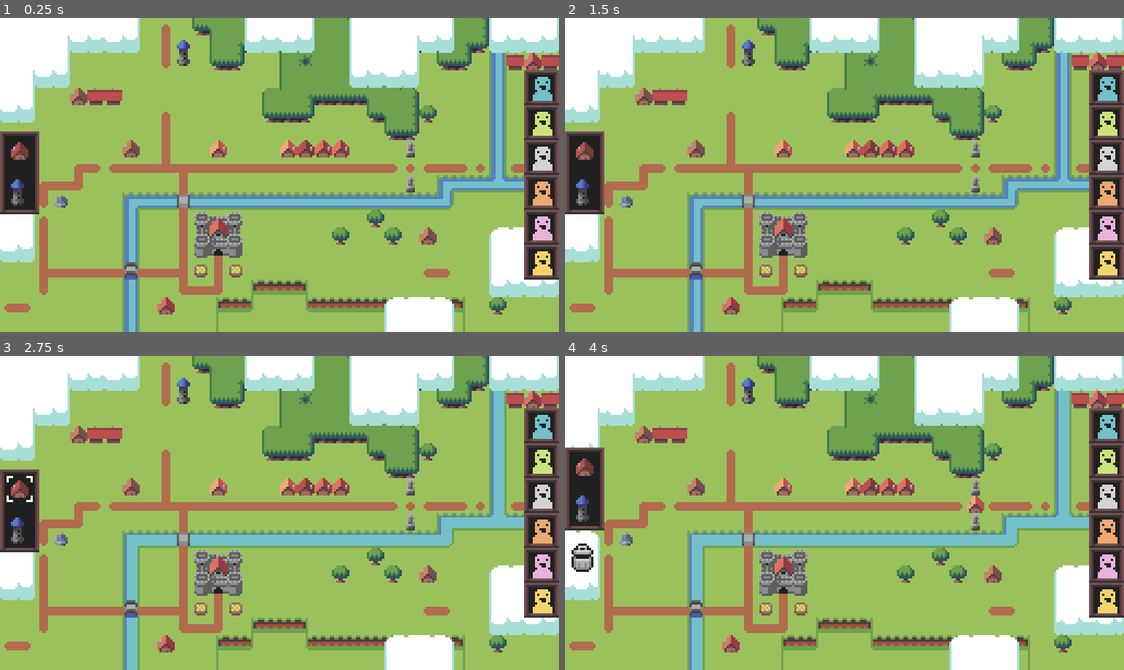
Above: before the commit, frames 1-4 (two rows, left to right).
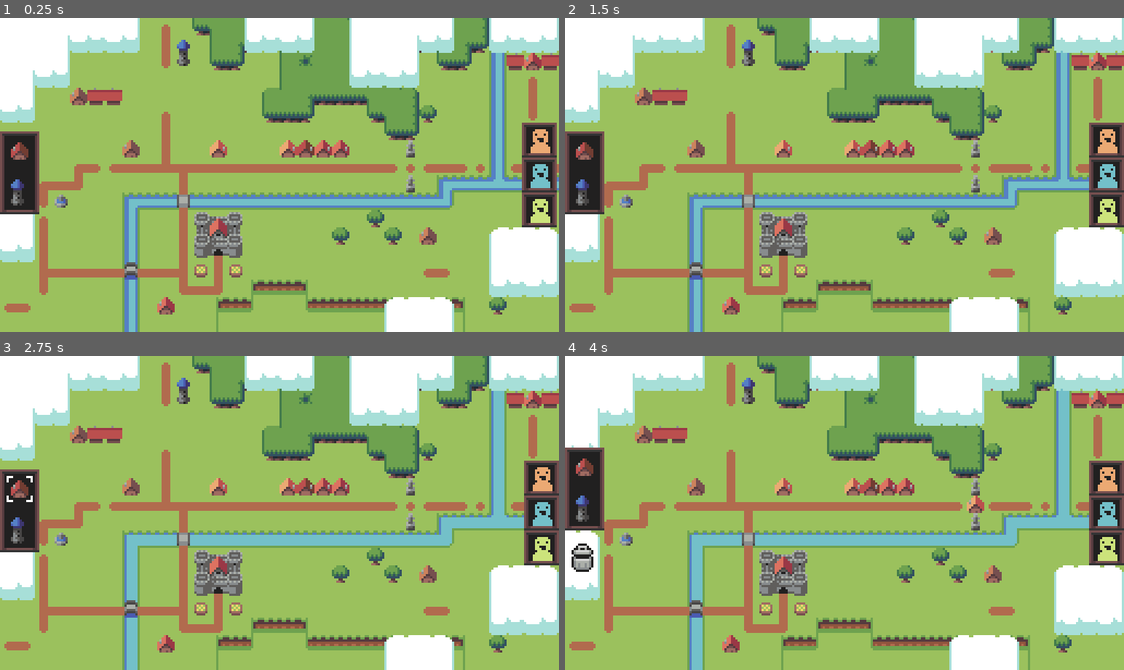
Above: after the commit, the same moments.

Repository: food-please/LSJ3
Game: Godot game, scene res://src/main.tscn
The game is run twice, just before and just after one commit, with the same random seed, the same clock (stepped at 60 frames per second) and the same inputs.
Inputs (mouse positions are in pixels of both pictures, inside the frame that each line leads up to):
- Up to frame 1 (0.25 s): no input
- Up to frame 2 (1.5 s): click (587, 149) at 0.52 s; click (587, 149) at 1.27 s
- Up to frame 3 (2.75 s): click (22, 487) at 2.02 s
- Up to frame 4 (4 s): tap Enter (ui_accept) at 2.75, 3.02, 3.05, 3.32 s; move the mouse to (967, 497) at 2.77 s; press the mouse at (967, 497) at 2.78 s; release the mouse at (967, 497) at 3.5 s; drag from (587, 556) to (816, 575) at 3.52 s

The runs differ from the first frame. In frame 1, 3.9% of the frame differs, in the area x 93-100%, y 16-84%; in frame 2, 3.3%; in frame 3, 3.3%; in frame 4, 3.3%.

Commit message:
Add animated citizen bar

Diff:
--- /dev/null
+++ b/citizens/citizen_bar.gd
@@ -0,0 +1,67 @@
+extends CenterContainer
+
+const CITIZEN: = preload("res://src/ui/workers/citizen_button.tscn")
+
+var _y_move_tween: Tween
+
+@onready var _citizens: = $VBoxContainer as Control
+@onready var _disposal: = $OldWorkers as Control
+
+
+func add_citizen(colour: Constants.CITIZEN_COLOURS, dwelling_data: ConstructionData) -> String:
+	var new_citizen = CITIZEN.instantiate()
+	new_citizen.portrait_colour = colour
+	new_citizen.dwelling_data = dwelling_data
+
+	_citizens.add_child(new_citizen)
+	_move_citizens_to_new_positions([new_citizen])
+	new_citizen.move_in()
+
+	new_citizen.citizen_settled.connect(remove_citizen.bind(new_citizen.name))
+	return new_citizen.name
+
+
+func remove_citizen(uid: String) -> void:
+	if _citizens.has_node(uid):
+		var citizen: = _citizens.get_node(uid) as UIWorkerType
+		if citizen:
+			var old_position: = citizen.global_position
+
+			_citizens.remove_child(citizen)
+			_disposal.add_child(citizen)
+			citizen.global_position = old_position
+
+			citizen.move_out()
+			_move_citizens_to_new_positions()
+
+
+#func _unhandled_input(event: InputEvent) -> void:
+	#if event.is_action_released("touch"):
+		#add_citizen(Constants.CITIZEN_COLOURS.Green)
+	#
+	#elif event.is_action_released("ui_accept"):
+		#remove_citizen(_citizens.get_child(1).name)
+
+
+func _move_citizens_to_new_positions(static_controls: Array[Control] = []) -> void:
+	var moved_citizens: Array[Node] = []
+	for child in _citizens.get_children():
+		if child is UIWorkerType and not child in static_controls:
+			moved_citizens.append(child)
+
+	if moved_citizens.size() == 0:
+		return
+
+	var old_positions: = {}
+	for child: Control in moved_citizens:
+		old_positions[child] = child.global_position.y
+
+	await  get_tree().process_frame
+
+	if _y_move_tween:
+		_y_move_tween.kill()
+	_y_move_tween = create_tween().set_ease(Tween.EASE_IN_OUT).set_trans(Tween.TRANS_LINEAR)
+
+	for citizen: Control in moved_citizens:
+		_y_move_tween.parallel().tween_property(citizen, "global_position:y",
+			citizen.global_position.y, 0.2).from(old_positions[citizen])
--- /dev/null
+++ b/citizens/citizen_bar.tscn
@@ -0,0 +1,26 @@
+[gd_scene load_steps=2 format=3 uid="uid://bojbjaa4wbvtc"]
+
+[ext_resource type="Script" path="res://citizens/citizen_bar.gd" id="1_waaup"]
+
+[node name="CitizenBar" type="CenterContainer"]
+anchors_preset = 6
+anchor_left = 1.0
+anchor_top = 0.5
+anchor_right = 1.0
+anchor_bottom = 0.5
+offset_left = -16.0
+offset_top = -48.0
+offset_bottom = 48.0
+grow_horizontal = 0
+grow_vertical = 2
+size_flags_horizontal = 8
+size_flags_vertical = 4
+mouse_filter = 0
+script = ExtResource("1_waaup")
+
+[node name="VBoxContainer" type="VBoxContainer" parent="."]
+layout_mode = 2
+theme_override_constants/separation = 0
+
+[node name="OldWorkers" type="Control" parent="."]
+layout_mode = 2
--- /dev/null
+++ b/constructions/dwellings/dwelling_data2.tres
@@ -0,0 +1,10 @@
+[gd_resource type="Resource" script_class="ConstructionData" load_steps=4 format=3 uid="uid://d1jr4de2f1ho2"]
+
+[ext_resource type="Texture2D" uid="uid://cjs6lun0168if" path="res://constructions/house.atlastex" id="1_vt41v"]
+[ext_resource type="Script" path="res://constructions/construction_data.gd" id="2_ss2jj"]
+[ext_resource type="PackedScene" uid="uid://cfjr7jwej158i" path="res://constructions/dwellings/side_dwelling.tscn" id="3_wldv5"]
+
+[resource]
+script = ExtResource("2_ss2jj")
+icon = ExtResource("1_vt41v")
+variations = Array[PackedScene]([ExtResource("3_wldv5")])
--- /dev/null
+++ b/constructions/dwellings/dwelling_data3.tres
@@ -0,0 +1,10 @@
+[gd_resource type="Resource" script_class="ConstructionData" load_steps=4 format=3 uid="uid://dradwxg6m6vq6"]
+
+[ext_resource type="Texture2D" uid="uid://cjs6lun0168if" path="res://constructions/house.atlastex" id="1_lwub6"]
+[ext_resource type="Script" path="res://constructions/construction_data.gd" id="2_qrc4v"]
+[ext_resource type="PackedScene" uid="uid://btknrhq6vq8jg" path="res://constructions/dwellings/brown_dwelling.tscn" id="4_nw0xb"]
+
+[resource]
+script = ExtResource("2_qrc4v")
+icon = ExtResource("1_lwub6")
+variations = Array[PackedScene]([ExtResource("4_nw0xb")])
--- /dev/null
+++ b/constructions/dwellings/side_dwelling.tscn
@@ -0,0 +1,9 @@
+[gd_scene load_steps=3 format=3 uid="uid://cfjr7jwej158i"]
+
+[ext_resource type="PackedScene" uid="uid://c7rbljhcb51ka" path="res://constructions/construction.tscn" id="1_jgnap"]
+[ext_resource type="Texture2D" uid="uid://uwa3vr46cxm" path="res://constructions/house2.atlastex" id="2_ws7h8"]
+
+[node name="SideDwelling" instance=ExtResource("1_jgnap")]
+
+[node name="Sprite2D" parent="." index="0"]
+texture = ExtResource("2_ws7h8")
--- /dev/null
+++ b/src/constants.gd
@@ -0,0 +1,3 @@
+class_name Constants extends RefCounted
+
+enum CITIZEN_COLOURS { Blue, Green, Grey, Orange, Red, Yellow }
--- a/src/input_events.gd
+++ b/src/input_events.gd
@@ -1,4 +1,7 @@
 extends Node
 
 @warning_ignore("unused_signal")
-signal construction_data_selected(type: ConstructionData)
+signal construction_data_selected(data: ConstructionData)
+
+@warning_ignore("unused_signal")
+signal construction_placed(construction: Construction)
--- a/src/main.gd
+++ b/src/main.gd
@@ -4,6 +4,8 @@
 @onready var terrain: = $World/Terrain as TileMapLayer
 
 func _ready() -> void:
+	randomize()
+
 	# Setup the camera, its starting position, and its boundaries.
 	var viewport_dimensions: = get_viewport().get_visible_rect().size
 	var map_dimensions: = terrain.get_used_rect()
@@ -11,3 +13,12 @@
 		map_dimensions.position * terrain.tile_set.tile_size + Vector2i(viewport_dimensions/2.0),
 		map_dimensions.size * terrain.tile_set.tile_size - Vector2i(viewport_dimensions)
 	)
+
+	var random_key = Constants.CITIZEN_COLOURS.values()[randi() % Constants.CITIZEN_COLOURS.keys().size()]
+	$UI/CitizenBar.add_citizen(random_key, load("res://constructions/dwellings/dwelling_data.tres"))
+
+	random_key = Constants.CITIZEN_COLOURS.values()[randi() % Constants.CITIZEN_COLOURS.keys().size()]
+	$UI/CitizenBar.add_citizen(random_key, load("res://constructions/dwellings/dwelling_data2.tres"))
+
+	random_key = Constants.CITIZEN_COLOURS.values()[randi() % Constants.CITIZEN_COLOURS.keys().size()]
+	$UI/CitizenBar.add_citizen(random_key, load("res://constructions/dwellings/dwelling_data3.tres"))
--- a/src/main.tscn
+++ b/src/main.tscn
@@ -9,7 +9,7 @@
 [ext_resource type="TileSet" uid="uid://dix67eq0pgx8p" path="res://world/tilesets/building_tileset.tres" id="4_ts88x"]
 [ext_resource type="Texture2D" uid="uid://cwpt6t88mbdqs" path="res://assets/eroge_48.png" id="5_nsjrr"]
 [ext_resource type="Script" path="res://world/building_manager.gd" id="6_a535o"]
-[ext_resource type="PackedScene" uid="uid://x00ggc2fmteu" path="res://src/ui/workers/worker_type.tscn" id="7_kkg66"]
+[ext_resource type="PackedScene" uid="uid://bojbjaa4wbvtc" path="res://citizens/citizen_bar.tscn" id="8_nkyc8"]
 [ext_resource type="PackedScene" uid="uid://dse1e7q3w1xcg" path="res://src/ui/constructions/constructions_bar.tscn" id="8_v5mau"]
 [ext_resource type="PackedScene" uid="uid://bdf37g5aeln1b" path="res://src/ui/constructions/trash_can.tscn" id="10_v5tt3"]
 
@@ -53,47 +53,7 @@
 
 [node name="UI" type="CanvasLayer" parent="."]
 
-[node name="ResourceBar" type="CenterContainer" parent="UI"]
-anchors_preset = 6
-anchor_left = 1.0
-anchor_top = 0.5
-anchor_right = 1.0
-anchor_bottom = 0.5
-offset_left = -16.0
-offset_top = -48.0
-offset_bottom = 48.0
-grow_horizontal = 0
-grow_vertical = 2
-size_flags_horizontal = 8
-size_flags_vertical = 4
-mouse_filter = 0
-
-[node name="VBoxContainer" type="VBoxContainer" parent="UI/ResourceBar"]
-layout_mode = 2
-theme_override_constants/separation = 0
-
-[node name="BlueWorkers" parent="UI/ResourceBar/VBoxContainer" instance=ExtResource("7_kkg66")]
-layout_mode = 2
-
-[node name="GreenWorkers" parent="UI/ResourceBar/VBoxContainer" instance=ExtResource("7_kkg66")]
-layout_mode = 2
-portrait_colour = "Green"
-
-[node name="GreyWorkers" parent="UI/ResourceBar/VBoxContainer" instance=ExtResource("7_kkg66")]
-layout_mode = 2
-portrait_colour = "Grey"
-
-[node name="OrangeWorkers" parent="UI/ResourceBar/VBoxContainer" instance=ExtResource("7_kkg66")]
-layout_mode = 2
-portrait_colour = "Orange"
-
-[node name="RedWorkers" parent="UI/ResourceBar/VBoxContainer" instance=ExtResource("7_kkg66")]
-layout_mode = 2
-portrait_colour = "Red"
-
-[node name="YellowWorkers" parent="UI/ResourceBar/VBoxContainer" instance=ExtResource("7_kkg66")]
-layout_mode = 2
-portrait_colour = "Yellow"
+[node name="CitizenBar" parent="UI" instance=ExtResource("8_nkyc8")]
 
 [node name="ConstructionBar" type="CenterContainer" parent="UI"]
 anchors_preset = 4
--- /dev/null
+++ b/src/ui/constructions/bubble/construction_bubble.tscn
@@ -0,0 +1,29 @@
+[gd_scene load_steps=3 format=3 uid="uid://btp6rpsson4se"]
+
+[ext_resource type="Texture2D" uid="uid://cnvnuu48rr8jx" path="res://src/ui/constructions/bubble/requirements_bubble.atlastex" id="1_oyuum"]
+[ext_resource type="PackedScene" uid="uid://0w7bjhs8khei" path="res://src/ui/constructions/bubble/construction_bubble_requirement.tscn" id="2_w2miv"]
+
+[node name="ConstructionRequirementsBubble" type="Control"]
+layout_mode = 3
+anchors_preset = 0
+
+[node name="Background" type="NinePatchRect" parent="."]
+layout_mode = 0
+offset_right = 4.0
+offset_bottom = 4.0
+texture = ExtResource("1_oyuum")
+patch_margin_left = 2
+patch_margin_top = 2
+patch_margin_right = 2
+patch_margin_bottom = 2
+
+[node name="MarginContainer" type="MarginContainer" parent="."]
+layout_mode = 0
+offset_right = 40.0
+offset_bottom = 40.0
+
+[node name="HBoxContainer" type="HBoxContainer" parent="MarginContainer"]
+layout_mode = 2
+
+[node name="Requirement" parent="MarginContainer/HBoxContainer" instance=ExtResource("2_w2miv")]
+layout_mode = 2
--- /dev/null
+++ b/src/ui/constructions/bubble/construction_bubble_requirement.tscn
@@ -0,0 +1,19 @@
+[gd_scene load_steps=2 format=3 uid="uid://0w7bjhs8khei"]
+
+[ext_resource type="Script" path="res://src/ui/constructions/bubble/uiconstruction_bubble_requirement.gd" id="1_67v0o"]
+
+[node name="MarginContainer" type="MarginContainer"]
+script = ExtResource("1_67v0o")
+quantity = 10
+
+[node name="HBoxContainer" type="HBoxContainer" parent="."]
+layout_mode = 2
+
+[node name="Icon" type="TextureRect" parent="HBoxContainer"]
+layout_mode = 2
+
+[node name="Modifier" type="TextureRect" parent="HBoxContainer"]
+layout_mode = 2
+
+[node name="Number" type="TextureRect" parent="HBoxContainer"]
+layout_mode = 2
--- /dev/null
+++ b/src/ui/constructions/bubble/uiconstruction_bubble_requirement.gd
@@ -0,0 +1,3 @@
+class_name UIConstructionRequirement extends MarginContainer
+
+@export_range(0, 9, 1) var quantity: = 1
--- a/src/ui/constructions/construction_button.tscn
+++ b/src/ui/constructions/construction_button.tscn
@@ -3,6 +3,21 @@
 [ext_resource type="Script" path="res://src/ui/constructions/construction_button.gd" id="1_mupaa"]
 [ext_resource type="Texture2D" uid="uid://d3h1itqbp2wpf" path="res://src/ui/constructions/construction_highlight1.atlastex" id="2_e6w72"]
 [ext_resource type="Texture2D" uid="uid://djege0fqplx56" path="res://src/ui/constructions/construction_highlight2.atlastex" id="3_6u4j2"]
+
+[sub_resource type="Animation" id="Animation_u5enn"]
+length = 0.001
+tracks/0/type = "value"
+tracks/0/imported = false
+tracks/0/enabled = true
+tracks/0/path = NodePath("TextureButton:texture_pressed")
+tracks/0/interp = 1
+tracks/0/loop_wrap = true
+tracks/0/keys = {
+"times": PackedFloat32Array(0),
+"transitions": PackedFloat32Array(1),
+"update": 1,
+"values": [ExtResource("2_e6w72")]
+}
 
 [sub_resource type="Animation" id="Animation_w8tft"]
 resource_name = "default"
@@ -19,21 +34,6 @@
 "transitions": PackedFloat32Array(1, 1),
 "update": 1,
 "values": [ExtResource("2_e6w72"), ExtResource("3_6u4j2")]
-}
-
-[sub_resource type="Animation" id="Animation_u5enn"]
-length = 0.001
-tracks/0/type = "value"
-tracks/0/imported = false
-tracks/0/enabled = true
-tracks/0/path = NodePath("TextureButton:texture_pressed")
-tracks/0/interp = 1
-tracks/0/loop_wrap = true
-tracks/0/keys = {
-"times": PackedFloat32Array(0),
-"transitions": PackedFloat32Array(1),
-"update": 1,
-"values": [ExtResource("2_e6w72")]
 }
 
 [sub_resource type="AnimationLibrary" id="AnimationLibrary_7hapn"]
--- /dev/null
+++ b/src/ui/number/ui_number.gd
@@ -0,0 +1,4 @@
+@tool
+extends HBoxContainer
+
+@export_range(0, 10, 1, "greater_than") var quantity
--- /dev/null
+++ b/src/ui/number/ui_number.tscn
@@ -0,0 +1,11 @@
+[gd_scene load_steps=2 format=3 uid="uid://ugarwydgnx5v"]
+
+[ext_resource type="Script" path="res://src/ui/number/ui_number.gd" id="1_dy2gm"]
+
+[node name="Number" type="HBoxContainer"]
+offset_right = 40.0
+offset_bottom = 40.0
+script = ExtResource("1_dy2gm")
+
+[node name="TextureRect" type="TextureRect" parent="."]
+layout_mode = 2
--- /dev/null
+++ b/src/ui/workers/citizen_button.tscn
@@ -0,0 +1,76 @@
+[gd_scene load_steps=9 format=3 uid="uid://x00ggc2fmteu"]
+
+[ext_resource type="Script" path="res://src/ui/workers/ui_citizen_button.gd" id="1_t4mk7"]
+[ext_resource type="Texture2D" uid="uid://dofrsqbqhok7n" path="res://src/ui/workers/worker_background.atlastex" id="2_fog42"]
+[ext_resource type="Texture2D" uid="uid://c3qlp6c1lh6mn" path="res://src/ui/workers/worker_portrait_blue.atlastex" id="3_ayec1"]
+[ext_resource type="Texture2D" uid="uid://d3h1itqbp2wpf" path="res://src/ui/constructions/construction_highlight1.atlastex" id="4_c81vi"]
+[ext_resource type="Texture2D" uid="uid://djege0fqplx56" path="res://src/ui/constructions/construction_highlight2.atlastex" id="5_rbyaa"]
+
+[sub_resource type="Animation" id="Animation_64hol"]
+resource_name = "default"
+loop_mode = 1
+step = 0.5
+tracks/0/type = "value"
+tracks/0/imported = false
+tracks/0/enabled = true
+tracks/0/path = NodePath("TextureButton:texture_pressed")
+tracks/0/interp = 1
+tracks/0/loop_wrap = true
+tracks/0/keys = {
+"times": PackedFloat32Array(0, 0.5),
+"transitions": PackedFloat32Array(1, 1),
+"update": 1,
+"values": [ExtResource("4_c81vi"), ExtResource("5_rbyaa")]
+}
+
+[sub_resource type="Animation" id="Animation_8q2go"]
+length = 0.001
+tracks/0/type = "value"
+tracks/0/imported = false
+tracks/0/enabled = true
+tracks/0/path = NodePath("TextureButton:texture_pressed")
+tracks/0/interp = 1
+tracks/0/loop_wrap = true
+tracks/0/keys = {
+"times": PackedFloat32Array(0),
+"transitions": PackedFloat32Array(1),
+"update": 1,
+"values": [ExtResource("4_c81vi")]
+}
+
+[sub_resource type="AnimationLibrary" id="AnimationLibrary_qgyj6"]
+_data = {
+"RESET": SubResource("Animation_8q2go"),
+"default": SubResource("Animation_64hol")
+}
+
+[node name="CitizenButton" type="CenterContainer"]
+offset_right = 16.0
+offset_bottom = 16.0
+size_flags_horizontal = 4
+size_flags_vertical = 4
+script = ExtResource("1_t4mk7")
+
+[node name="Background" type="TextureRect" parent="."]
+layout_mode = 2
+size_flags_horizontal = 4
+size_flags_vertical = 0
+texture = ExtResource("2_fog42")
+
+[node name="MarginContainer" type="MarginContainer" parent="."]
+layout_mode = 2
+
+[node name="Portrait" type="TextureRect" parent="MarginContainer"]
+layout_mode = 2
+texture = ExtResource("3_ayec1")
+
+[node name="TextureButton" type="TextureButton" parent="."]
+layout_mode = 2
+toggle_mode = true
+texture_pressed = ExtResource("4_c81vi")
+
+[node name="AnimationPlayer" type="AnimationPlayer" parent="."]
+libraries = {
+"": SubResource("AnimationLibrary_qgyj6")
+}
+autoplay = "default"
--- /dev/null
+++ b/src/ui/workers/ui_citizen_button.gd
@@ -0,0 +1,84 @@
+@tool
+class_name UIWorkerType extends CenterContainer
+
+signal citizen_settled
+#signal citizen_left
+
+const MOVE_TIME: = 0.3
+
+const PORTRAITS: = {
+	Constants.CITIZEN_COLOURS.Blue: preload("res://src/ui/workers/worker_portrait_blue.atlastex"),
+	Constants.CITIZEN_COLOURS.Green: preload("res://src/ui/workers/worker_portrait_green.atlastex"),
+	Constants.CITIZEN_COLOURS.Grey: preload("res://src/ui/workers/worker_portrait_grey.atlastex"),
+	Constants.CITIZEN_COLOURS.Orange: \
+		preload("res://src/ui/workers/worker_portrait_orange.atlastex"),
+	Constants.CITIZEN_COLOURS.Red: preload("res://src/ui/workers/worker_portrait_red.atlastex"),
+	Constants.CITIZEN_COLOURS.Yellow: \
+		preload("res://src/ui/workers/worker_portrait_yellow.atlastex"),
+}
+
+@export var dwelling_data: ConstructionData
+
+@export var portrait_colour: = Constants.CITIZEN_COLOURS.Blue:
+	set(value):
+		portrait_colour = value
+
+		if not is_inside_tree():
+			await ready
+
+		portrait.texture = PORTRAITS.get(portrait_colour, null)
+
+var _x_move_tween: Tween
+
+@onready var button: = $TextureButton as TextureButton
+@onready var portrait: = $MarginContainer/Portrait as TextureRect
+
+
+func _ready() -> void:
+	if Engine.is_editor_hint():
+		return
+
+	Events.construction_data_selected.connect(
+		func(data: ConstructionData):
+			if dwelling_data == null or dwelling_data != data:
+				button.set_pressed_no_signal(false)
+	)
+
+	button.toggled.connect(_on_button_toggled)
+
+
+func move_in() -> void:
+	if _x_move_tween:
+		_x_move_tween.kill()
+	_x_move_tween = create_tween().set_ease(Tween.EASE_OUT).set_trans(Tween.TRANS_BACK)
+
+	_x_move_tween.tween_property(self, "position:x", 0, MOVE_TIME).from(16.0)
+
+
+func move_out() -> void:
+	if _x_move_tween:
+		_x_move_tween.kill()
+	_x_move_tween = create_tween().set_ease(Tween.EASE_IN).set_trans(Tween.TRANS_BACK)
+
+	_x_move_tween.tween_property(self, "position:x", 16.0, MOVE_TIME)
+	_x_move_tween.tween_callback(queue_free)
+
+
+func _on_button_toggled(value: bool) -> void:
+	assert(dwelling_data, "A citizen '%s' has no dwelling data!" % name)
+	if value == true:
+		Events.construction_data_selected.emit(dwelling_data)
+
+		Events.construction_placed.connect(_on_construction_placed)
+
+	else:
+		Events.construction_data_selected.emit(null)
+
+		if Events.construction_placed.is_connected(_on_construction_placed):
+			Events.construction_placed.disconnect(_on_construction_placed)
+
+
+func _on_construction_placed(_construction: Construction) -> void:
+	button.disabled = true
+	Events.construction_data_selected.emit(null)
+	citizen_settled.emit()
--- a/src/ui/workers/ui_worker_type.gd
+++ /dev/null
@@ -1,23 +0,0 @@
-@tool
-class_name UIWorkerType extends CenterContainer
-
-const PORTRAITS: = {
-	"Blue": preload("res://src/ui/workers/worker_portrait_blue.atlastex"),
-	"Green": preload("res://src/ui/workers/worker_portrait_green.atlastex"),
-	"Grey": preload("res://src/ui/workers/worker_portrait_grey.atlastex"),
-	"Orange": preload("res://src/ui/workers/worker_portrait_orange.atlastex"),
-	"Red": preload("res://src/ui/workers/worker_portrait_red.atlastex"),
-	"Yellow": preload("res://src/ui/workers/worker_portrait_yellow.atlastex"),
-}
-
-@export_enum("Blue", "Green", "Grey", "Orange", "Red", "Yellow") var portrait_colour: = "Blue":
-	set(value):
-		portrait_colour = value
-
-		if not is_inside_tree():
-			await ready
-
-		portrait.texture = PORTRAITS.get(portrait_colour, null)
-
-
-@onready var portrait: = $Portrait as TextureRect
--- a/src/ui/workers/worker_type.tscn
+++ /dev/null
@@ -1,23 +0,0 @@
-[gd_scene load_steps=4 format=3 uid="uid://x00ggc2fmteu"]
-
-[ext_resource type="Script" path="res://src/ui/workers/ui_worker_type.gd" id="1_t4mk7"]
-[ext_resource type="Texture2D" uid="uid://dofrsqbqhok7n" path="res://src/ui/workers/worker_background.atlastex" id="2_fog42"]
-[ext_resource type="Texture2D" uid="uid://c3qlp6c1lh6mn" path="res://src/ui/workers/worker_portrait_blue.atlastex" id="3_ayec1"]
-
-[node name="WorkerType" type="CenterContainer"]
-offset_left = 16.0
-offset_right = 32.0
-offset_bottom = 16.0
-size_flags_horizontal = 4
-size_flags_vertical = 4
-script = ExtResource("1_t4mk7")
-
-[node name="Background" type="TextureRect" parent="."]
-layout_mode = 2
-size_flags_horizontal = 4
-size_flags_vertical = 0
-texture = ExtResource("2_fog42")
-
-[node name="Portrait" type="TextureRect" parent="."]
-layout_mode = 2
-texture = ExtResource("3_ayec1")
--- a/world/building_manager.gd
+++ b/world/building_manager.gd
@@ -71,6 +71,8 @@
 
 	construction.position = target
 
+	Events.construction_placed.emit(construction)
+
 
 func _on_trash_can_gui_input(event: InputEvent) -> void:
 	if event.is_action_released("touch") and _construction_blueprint:
Binary file added: src/ui/constructions/bubble/requirements_bubble.atlastex
Binary file added: src/ui/constructions/bubble/requirements_bubble_tail.atlastex
Binary file added: src/ui/number/number_0.atlastex
Binary file added: src/ui/number/number_1.atlastex
Binary file added: src/ui/number/number_2.atlastex
Binary file added: src/ui/number/number_3.atlastex
Binary file added: src/ui/number/number_4.atlastex
Binary file added: src/ui/number/number_5.atlastex
Binary file added: src/ui/number/number_6.atlastex
Binary file added: src/ui/number/number_7.atlastex
Binary file added: src/ui/number/number_8.atlastex
Binary file added: src/ui/number/number_9.atlastex
(and 1 more such lines)
